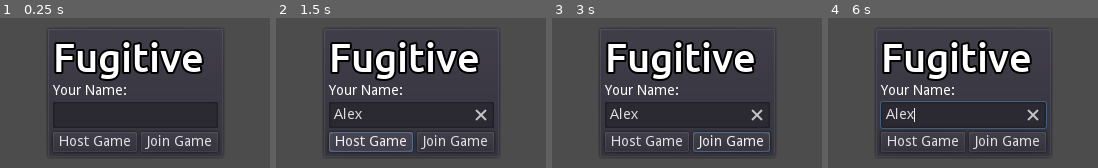
Above: before the commit, frames 1-4 (left to right).
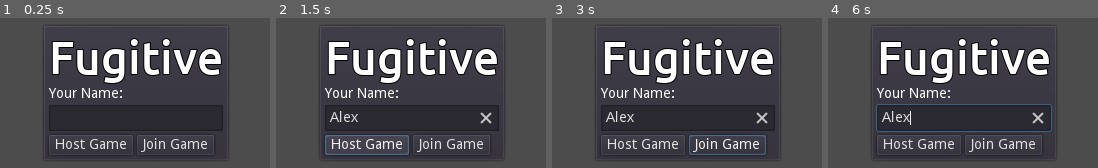
Above: after the commit, the same moments.

Repository: FugitiveTheGame/Fugitive
Game: Godot game, scene res://screens/mainmenu/MainMenu.tscn
The game is run twice, just before and just after one commit, with the same random seed, the same clock (stepped at 60 frames per second) and the same inputs.
Inputs (mouse positions are in pixels of both pictures, inside the frame that each line leads up to):
- Up to frame 1 (0.25 s): no input
- Up to frame 2 (1.5 s): click (411, 115) at 0.52 s; type "Alex" at 0.6 s; click "Host Game" at 1.25 s
- Up to frame 3 (3 s): click "Join Game" at 2 s; click "Cancel" at 2.75 s
- Up to frame 4 (6 s): hold Right (ui_right) 3.53-4.28 s; hold Down (ui_down) 4.28-5.03 s; hold Right (ui_right) 5.03-5.78 s; hold Up (ui_up) from 5.78 s (still down)

The runs differ from the first frame. In frame 1, 14% of the frame differs, in the area x 17-83%, y 13-92%; in frame 2, 16%; in frame 3, 16%; in frame 4, 16%.

Commit message:
Fixed the custom font

Diff:
--- a/fonts/content/ContentFont.tres
+++ b/fonts/content/ContentFont.tres
@@ -1,11 +1,10 @@
 [gd_resource type="DynamicFont" load_steps=2 format=2]
 
-[ext_resource path="res://fonts/Content/Ubuntu-Medium.ttf" type="DynamicFontData" id=1]
+[sub_resource type="DynamicFontData" id=1]
+font_path = "res://fonts/content/Ubuntu-Medium.ttf"
 
 [resource]
-size = 40
-outline_size = 2
+size = 46
+outline_size = 1
 outline_color = Color( 0, 0, 0, 1 )
-use_mipmaps = true
-use_filter = true
-font_data = ExtResource( 1 )
+font_data = SubResource( 1 )
